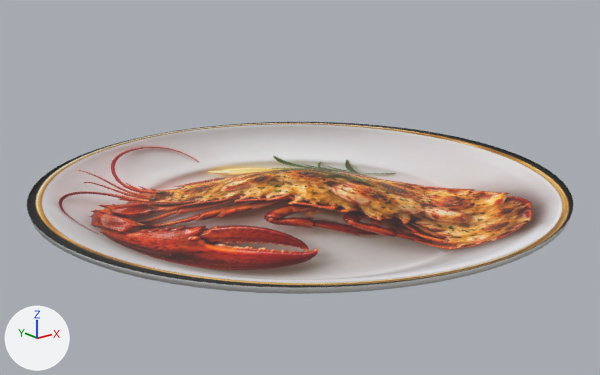
What one commit did to the glTF model public/demo/lagosta.glb.
Both versions are drawn from a 50 mm lens placed at (-0.286, -0.358, 0.164), pointed at (-0.004, -0.004, 0.022). Lighting does not change. The marker at lower left points along +X, +Y and +Z. The picture after the commit comes second. Where no turn or scale is listed for an object, it has been applied to the vertices. Vertices at exactly the same position are counted once.

Names of what the first picture shows: 'dish'.
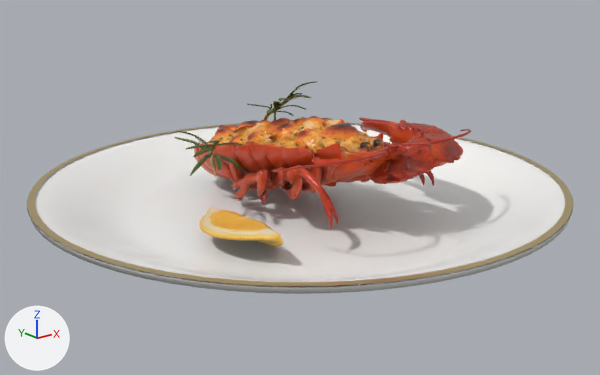
Patch to the scene script:
```diff
--- a/public/demo/lagosta.glb.py
+++ b/public/demo/lagosta.glb.py
@@ img_orm_29e1a9f2_c4ca_4260_9637_8ad5feb0bc2c @@
+img_orm_29e1a9f2_c4ca_4260_9637_8ad5feb0bc2c = load_image('ORM_29e1a9f2-c4ca-4260-9637-8ad5feb0bc2c', '_unpacked/ORM_29e1a9f2-c4ca-4260-9637-8ad5feb0bc2c', 1024, 1024, 'Non-Color')
@@ img_normalgl_29e1a9f2_c4ca_4260_9637_8ad5feb0bc2c @@
+img_normalgl_29e1a9f2_c4ca_4260_9637_8ad5feb0bc2c = load_image('NormalGL_29e1a9f2-c4ca-4260-9637-8ad5feb0bc2c', '_unpacked/NormalGL_29e1a9f2-c4ca-4260-9637-8ad5feb0bc2c', 1024, 1024, 'Non-Color')
@@ img_color_29e1a9f2_c4ca_4260_9637_8ad5feb0bc2c @@
+img_color_29e1a9f2_c4ca_4260_9637_8ad5feb0bc2c = load_image('Color_29e1a9f2-c4ca-4260-9637-8ad5feb0bc2c', '_unpacked/Color_29e1a9f2-c4ca-4260-9637-8ad5feb0bc2c', 1024, 1024, 'sRGB')
@@ mat_material_0 @@
 mat_material_0 = principled_material('Material_0')
-mat_material_0.texture = img_image_0
-mat_material_0.roughness = 0.55
+mat_material_0.base_color = (0.97, 0.96, 0.94)  # white #fcfaf8
+mat_material_0.roughness = 0.22
@@ mat_material_2 @@
+mat_material_2 = principled_material('Material_2')
+mat_material_2.base_color = (0.83, 0.66, 0.33)  # beige #ebd49b
+mat_material_2.metallic = 1.0
+mat_material_2.roughness = 0.3
@@ mat_tripo_material_29e1a9f2_c4ca_4260_9637_8ad5feb0bc2c @@
+mat_tripo_material_29e1a9f2_c4ca_4260_9637_8ad5feb0bc2c = bpy.data.materials.new('tripo_material_29e1a9f2-c4ca-4260-9637-8ad5feb0bc2c')
+# uses the picture img_color_29e1a9f2_c4ca_4260_9637_8ad5feb0bc2c
+# uses the picture img_normalgl_29e1a9f2_c4ca_4260_9637_8ad5feb0bc2c
+# uses the picture img_orm_29e1a9f2_c4ca_4260_9637_8ad5feb0bc2c
@@ me_mesh_0 @@
 # used by ob_dish; location = (0.0, 0.0, 0.0)
-me_mesh_0.from_pydata(...)  # 1973 vertices, 3888 faces; spans x -0.15..0.15, y -0.15..0.15, z 0.0..0.027
+me_mesh_0.from_pydata(...)  # 2119 vertices, 4032 faces; spans x -0.15..0.15, y -0.15..0.15, z 0.0..0.025
+# me_mesh_0 part 1: a new loose piece of 146 vertices spanning x -0.15..0.15, y -0.15..0.15, z 0.025, in mat_material_2 (beige #ebd49b)
+# me_mesh_0 part 2: 803 vertices moved from x -0.082..0.082, y -0.082..0.082, z 0.008..0.027 to x -0.082..0.082, y -0.082..0.082, z 0.007; 74 vertices removed from x -0.007..0.007, y -0.007..0.007, z 0.027; 74 vertices added at x -0.007..0.007, y -0.007..0.007, z 0.007
 me_mesh_0.materials.append(mat_material_0)
 me_mesh_0.materials.append(mat_material_1)
+me_mesh_0.materials.append(mat_material_2)  # beige #ebd49b
@@ me_tripo_mesh_29e1a9f2_c4ca_4260_9637_8ad5feb0bc2c @@
+me_tripo_mesh_29e1a9f2_c4ca_4260_9637_8ad5feb0bc2c.from_pydata(...)  # 19967 vertices, 39998 faces; spans x -0.081..0.081, y -0.093..0.093, z -0.037..0.037
+me_tripo_mesh_29e1a9f2_c4ca_4260_9637_8ad5feb0bc2c.materials.append(mat_tripo_material_29e1a9f2_c4ca_4260_9637_8ad5feb0bc2c)
@@ ob_tripo_node_29e1a9f2_c4ca_4260_9637_8ad5feb0bc2c @@
+ob_tripo_node_29e1a9f2_c4ca_4260_9637_8ad5feb0bc2c = bpy.data.objects.new('tripo_node_29e1a9f2-c4ca-4260-9637-8ad5feb0bc2c', me_tripo_mesh_29e1a9f2_c4ca_4260_9637_8ad5feb0bc2c)
+ob_tripo_node_29e1a9f2_c4ca_4260_9637_8ad5feb0bc2c.location = (0.0, 0.0, 0.0432)
```

Changed parts and their boxes (x1, y1, x2, y2) in the pictures (600 x 375 px; the box of a moved part takes in the faces that stretch with it):
'dish', surface changed, reshaped (grey to white)
    both: (27, 122, 573, 294)
'tripo_node_29e1a9f2-c4ca-4260-9637-8ad5feb0bc2c', added (red)
    after: (175, 81, 471, 247)
part 1 of me_mesh_0, added
    after: (27, 122, 573, 286)
part 2 of me_mesh_0, moved or reshaped
    before: (144, 166, 456, 268)
    after: (144, 175, 456, 269)
